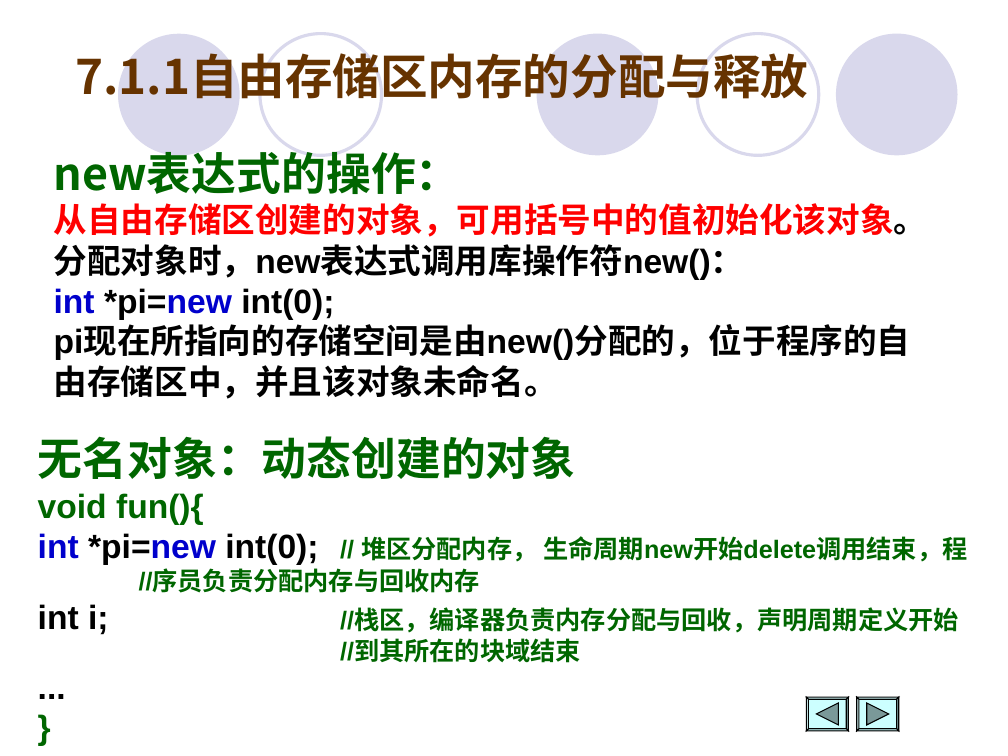
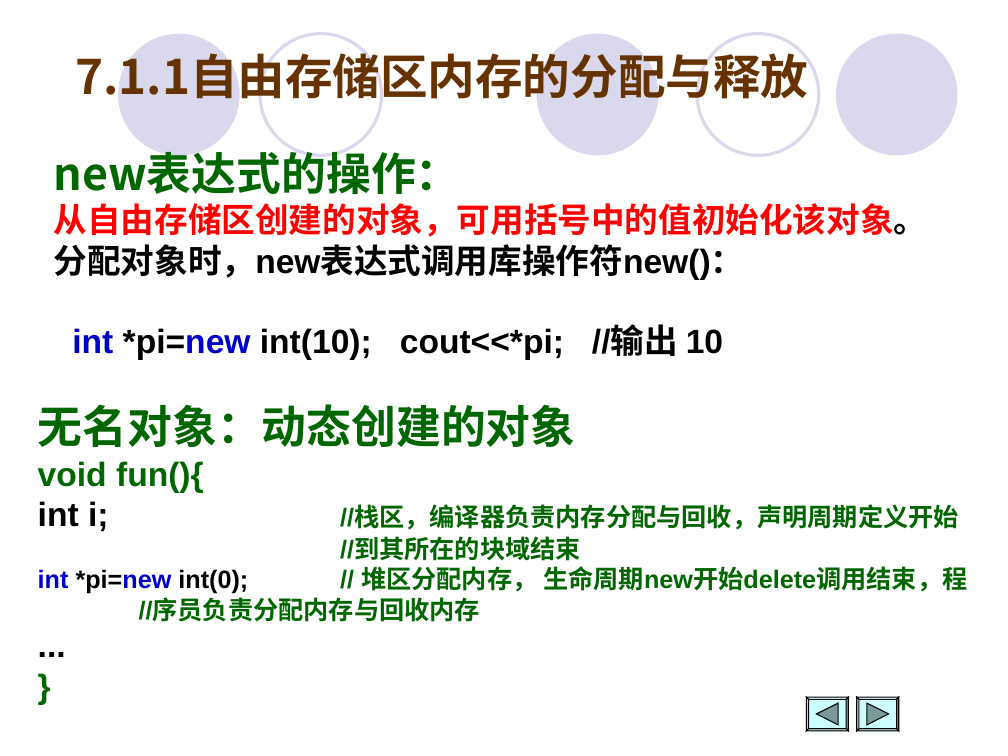
Before and after one commit to Changhe160/Changhe160.github.io, a slide deck: slide 5 of teachingRes/Cplusplus/unit07动态内存分配与数据结构.ppt. Drawn at 1008x756 pixels with LibreOffice and Linux fonts; fonts in the diff are those of the drawing. Boxes give left, top, right and bottom in pixels: in the first picture for what was removed or moved away, otherwise in the second. Text is boxed around its words. In the diff, an @@ line names an element or a change of style, - is before the commit and + after.

```diff
--- a/teachingRes/Cplusplus/unit07动态内存分配与数据结构.ppt
+++ b/teachingRes/Cplusplus/unit07动态内存分配与数据结构.ppt
@@ text at [72,326,723,360]: text changed @@
-int *pi=new int(0);
-pi现在所指向的存储空间是由new()分配的，位于程序的自由存储区中，并且该对象未命名。
+int *pi=new int(10); cout<<*pi; //输出 10
@@ text "无名对象：动态创建的对象": place and size @@
-text "无名对象：动态创建的对象" at [38,436,967,666]
+text "无名对象：动态创建的对象" at [38,404,967,622]
@@ text at [38,533,967,593]: paragraph removed @@
-int *pi=new int(0); // 堆区分配内存， 生命周期new开始delete调用结束，程 //序员负责分配内存与回收内存
@@ text at [38,566,967,622]: paragraph added @@
+int *pi=new int(0); // 堆区分配内存， 生命周期new开始delete调用结束，程 //序员负责分配内存与回收内存
@@ freeform shape at [806,698,849,731]: outline redrawn @@
@@ freeform shape at [857,698,899,731]: outline redrawn @@
```
Also in this commit, not shown: 110 other slides changed, 2 slides added, 2 slides removed, 3 other files.
